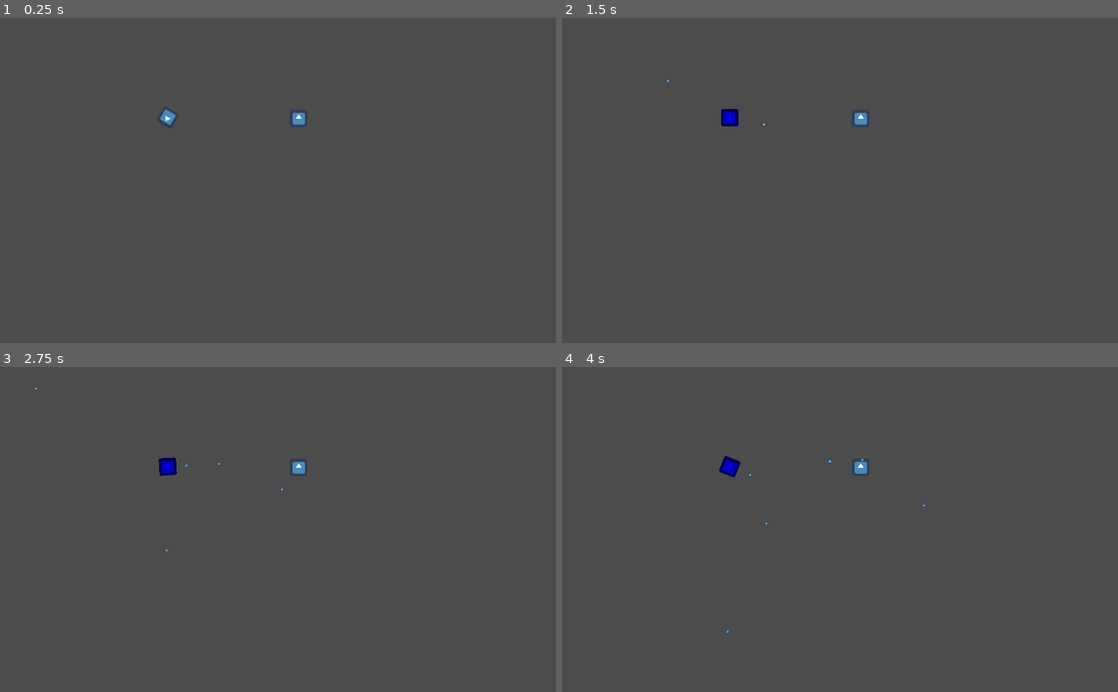
Above: before the commit, frames 1-4 (two rows, left to right).
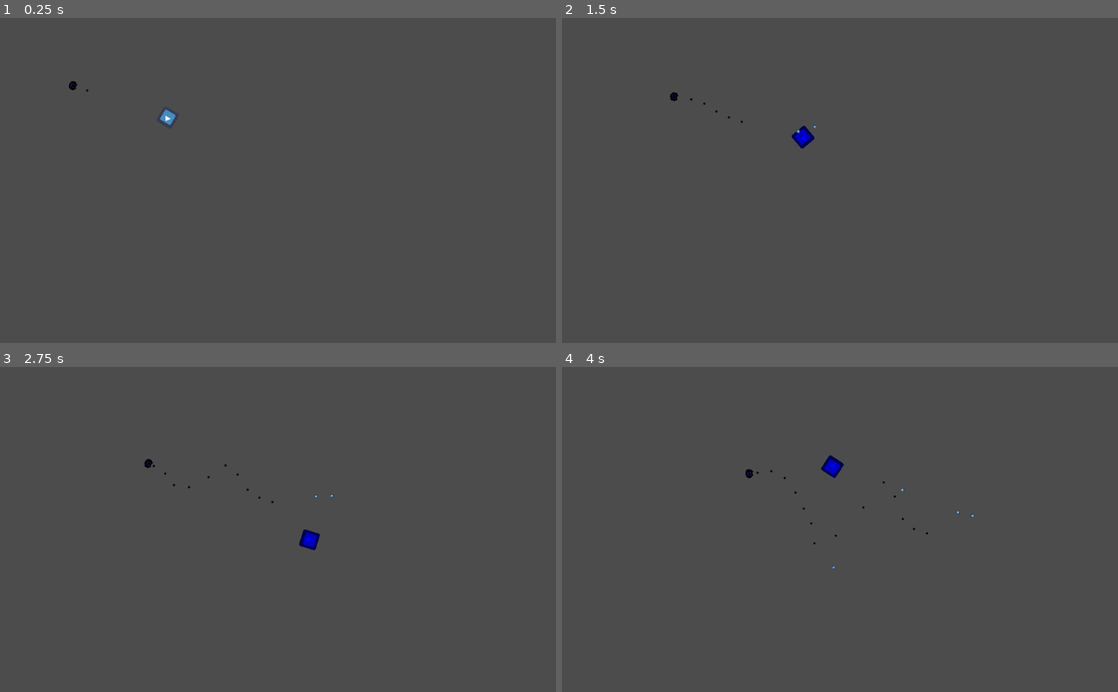
Above: after the commit, the same moments.

Repository: JuanG10/boss
Game: Godot game, scene res://proof of concept.tscn
Same seed, same stepped clock (60 frames per second), same inputs: the game is played once before the commit and once after it. Before the commit the project has no main scene; this scene is started directly in both runs. The engine's default icon, where the game draws it, is replaced by a stand-in: a white triangle on a blue panel in a dark square.
Inputs (mouse positions are in pixels of both pictures, inside the frame that each line leads up to):
- Up to frame 1 (0.25 s): no input
- Up to frame 2 (1.5 s): tap Enter (ui_accept) at 0.5, 0.77, 1.07 s; move the mouse to (962, 164) at 0.52 s; press the mouse at (962, 164) at 0.53 s; hold D (right, bound only after the commit) 0.53-1.28 s; tap E (next_color) at 0.6 s; move the mouse to (728, 196) at 1.27 s; release the mouse at (728, 196) at 1.28 s; hold S (down, bound only after the commit) from 1.28 s (still down); click (728, 196) at 1.35 s
- Up to frame 3 (2.75 s): tap Enter (ui_accept) at 1.52, 1.55, 1.82 s; move the mouse to (333, 458) at 2.02 s; release S (down, bound only after the commit) at 2.03 s; hold D (right, bound only after the commit) from 2.03 s (still down); hold Enter (ui_accept) from 2.03 s (still down); tap E (next_color) at 2.3 s
- Up to frame 4 (4 s): move the mouse to (812, 594) at 2.77 s; release D (right, bound only after the commit) at 2.78 s; release Enter (ui_accept) at 2.78 s; hold W (up, bound only after the commit) 2.78-3.53 s; tap E (next_color) at 2.85 s; tap Enter (ui_accept) at 3.02, 3.32, 3.77, 3.8 s; click (812, 594) at 3.05 s; move the mouse to (1006, 578) at 3.52 s; press the mouse at (1006, 578) at 3.53 s; hold A (left, bound only after the commit) from 3.53 s (still down)

The runs differ from the first frame. In frame 1, 0.1% of the frame differs, in the area x 12-55%, y 19-33%; in frame 2, 0.5%; in frame 3, 0.5%; in frame 4, 0.5%, in the area x 28-75%, y 27-82%.

Commit message:
Agregados 2 enemigos

Diff:
--- a/Area2D2.gd
+++ /dev/null
@@ -1,4 +0,0 @@
-extends Area2D
-
-func _on_Area2D2_area_entered(area):
-	print("it works")
--- /dev/null
+++ b/Enemies/BasicEnemy/BasicEnemy.gd
@@ -0,0 +1,52 @@
+extends Area2D
+
+var player
+var speed = 60
+var friction = 0.95
+var target := Vector2.ZERO
+var velocity := Vector2.ZERO
+
+var health = 45
+var dmg = 20
+
+var timer = Timer.new()
+
+var Bullet = preload("res://Enemies/Bullet.tscn")
+
+func _ready():
+	timer.set_one_shot(true)
+	timer.set_wait_time(.3)
+	add_child(timer)
+
+#acá habría que agregar el color y las colisiones
+func initialize(t):
+	player = t
+
+func _process(delta):
+	target = player.global_position - global_position
+	velocity += target
+	velocity *= friction
+	look_at(player.global_position)
+	position += velocity.normalized() * speed * delta
+	if(timer.is_stopped()):
+		shoot()
+
+func takeDamage(n):
+	health -= n
+	print("ouch")
+	if health <= 0:
+		get_parent().remove_child(self)
+		queue_free()
+
+func _on_area_entered(area):
+	if area.name == "pBullet":
+		takeDamage(player.dmg)
+		area.remove()
+	if area.name == player.name:
+		player.takeDamage(10)
+
+func shoot():
+	var b = Bullet.instance()
+	b.start($Muzzle.global_position, rotation, player, dmg)
+	get_parent().add_child(b)
+	timer.start()
--- /dev/null
+++ b/Enemies/BasicEnemy/BasicEnemy.tscn
@@ -0,0 +1,19 @@
+[gd_scene load_steps=4 format=2]
+
+[ext_resource path="res://Enemies/BasicEnemy/BasicEnemy.png" type="Texture" id=1]
+[ext_resource path="res://Enemies/BasicEnemy/BasicEnemy.gd" type="Script" id=2]
+
+[sub_resource type="CircleShape2D" id=1]
+radius = 9.13498
+
+[node name="BasicEnemy" type="Area2D"]
+script = ExtResource( 2 )
+
+[node name="Sprite" type="Sprite" parent="."]
+texture = ExtResource( 1 )
+
+[node name="CollisionShape2D" type="CollisionShape2D" parent="."]
+shape = SubResource( 1 )
+
+[node name="Muzzle" type="Position2D" parent="."]
+position = Vector2( 8.37688, 0.0590906 )
--- /dev/null
+++ b/Enemies/Bullet.gd
@@ -0,0 +1,25 @@
+extends Area2D
+
+var speed = 2.4
+var velocity = Vector2()
+var player
+var dmg
+
+func start(pos, dir, p, damage):
+	rotation = dir
+	position = pos
+	player   = p
+	dmg      = damage
+	velocity = Vector2(speed, 0).rotated(rotation)
+
+func _physics_process(_delta):
+	position += velocity
+
+func _on_player_collision(area):
+	if area == player:
+		player.takeDamage(dmg)
+		remove()
+
+func remove():
+	get_parent().remove_child(self)
+	queue_free()
--- /dev/null
+++ b/Enemies/Bullet.tscn
@@ -0,0 +1,17 @@
+[gd_scene load_steps=4 format=2]
+
+[ext_resource path="res://Enemies/Bullet.png" type="Texture" id=1]
+[ext_resource path="res://Enemies/Bullet.gd" type="Script" id=2]
+
+[sub_resource type="CircleShape2D" id=1]
+radius = 2.45599
+
+[node name="Bullet" type="Area2D"]
+script = ExtResource( 2 )
+
+[node name="CollisionShape2D" type="CollisionShape2D" parent="."]
+shape = SubResource( 1 )
+
+[node name="Sprite" type="Sprite" parent="."]
+texture = ExtResource( 1 )
+[connection signal="area_entered" from="." to="." method="_on_player_collision"]
--- /dev/null
+++ b/Enemies/MeleeEnemy/MeleeEnemy.gd
@@ -0,0 +1,16 @@
+extends Area2D
+
+
+# Declare member variables here. Examples:
+# var a = 2
+# var b = "text"
+
+
+# Called when the node enters the scene tree for the first time.
+func _ready():
+	pass # Replace with function body.
+
+
+# Called every frame. 'delta' is the elapsed time since the previous frame.
+#func _process(delta):
+#	pass
--- /dev/null
+++ b/Enemies/MeleeEnemy/MeleeEnemy.tscn
@@ -0,0 +1,17 @@
+[gd_scene load_steps=4 format=2]
+
+[ext_resource path="res://MeleeEnemy.gd" type="Script" id=1]
+[ext_resource path="res://Enemies/MeleeEnemy/MeleeEnemy.png" type="Texture" id=2]
+
+[sub_resource type="CircleShape2D" id=1]
+radius = 9.00114
+
+[node name="Node2D" type="Area2D"]
+script = ExtResource( 1 )
+
+[node name="Sprite" type="Sprite" parent="."]
+texture = ExtResource( 2 )
+
+[node name="CollisionShape2D" type="CollisionShape2D" parent="."]
+shape = SubResource( 1 )
+[connection signal="area_entered" from="." to="." method="_on_area_entered"]
--- /dev/null
+++ b/MeleeEnemy.gd
@@ -0,0 +1,33 @@
+extends Area2D
+
+var player
+var speed = 130
+var friction = 0.95
+var target := Vector2.ZERO
+var velocity := Vector2.ZERO
+
+var health = 25
+
+#acá habría que agregar el color y las colisiones
+func initialize(t):
+	player = t
+
+func _process(delta):
+	target = player.global_position - global_position
+	velocity += target
+	velocity *= friction
+	look_at(player.global_position)
+	position += velocity.normalized() * speed * delta
+
+func takeDamage(n):
+	health -= n
+	if health <= 0:
+		get_parent().remove_child(self)
+		queue_free()
+
+func _on_area_entered(area):
+	if area.name == "pBullet":
+		takeDamage(player.dmg)
+		area.remove()
+	if area.name == player.name:
+		player.takeDamage(15)
--- /dev/null
+++ b/Player.gd
@@ -0,0 +1,49 @@
+extends Area2D
+
+var Bullet = preload("res://Player/Bullet.tscn")
+
+var speed = 3
+var atk_speed = .5
+var health = 100
+var dmg = 10
+var magnet_radius = 10
+
+var timer = Timer.new()
+
+func _ready():
+	timer.set_one_shot(true)
+	timer.set_wait_time(atk_speed)
+	add_child(timer)
+
+func _physics_process(_delta):
+	look_at(get_global_mouse_position())
+	#if Input.is_action_just_pressed("ui_accept"):
+	#	speed *= 3
+	#if Input.is_action_just_released("ui_accept"):
+	#	speed /= 3
+	if Input.is_action_just_pressed("next_color"):
+		collision_layer = 2
+		collision_mask  = 2
+		$Sprite.modulate = Color(0, 0, 1) # blue shade
+	if Input.is_action_pressed("shoot"):
+		if(timer.is_stopped()):
+			shoot()
+	if Input.is_action_pressed('right'):
+		position.x += speed
+	if Input.is_action_pressed('left'):
+		position.x -= speed
+	if Input.is_action_pressed('down'):
+		position.y += speed
+	if Input.is_action_pressed('up'):
+		position.y -= speed
+
+func takeDamage(n):
+	health -= n
+	if health <= 0:
+		get_tree().reload_current_scene()
+
+func shoot():
+	var b = Bullet.instance()
+	b.start($Muzzle.global_position, rotation)
+	get_parent().add_child(b)
+	timer.start()
--- a/Bullet.gd
+++ b/Player/Bullet.gd
@@ -8,5 +8,9 @@
 	position = pos
 	velocity = Vector2(speed, 0).rotated(rotation)
 
-func _physics_process(delta):
+func _physics_process(_delta):
 	position += velocity
+
+func remove():
+	get_parent().remove_child(self)
+	queue_free()
--- a/Bullet.tscn
+++ b/Player/Bullet.tscn
@@ -1,12 +1,12 @@
 [gd_scene load_steps=4 format=2]
 
 [ext_resource path="res://icon.png" type="Texture" id=1]
-[ext_resource path="res://Bullet.gd" type="Script" id=2]
+[ext_resource path="res://Player/Bullet.gd" type="Script" id=2]
 
 [sub_resource type="CircleShape2D" id=1]
-radius = 3.74471
+radius = 5.06873
 
-[node name="Bullet" type="Area2D"]
+[node name="pBullet" type="Area2D"]
 script = ExtResource( 2 )
 
 [node name="Sprite" type="Sprite" parent="."]
--- /dev/null
+++ b/main.gd
@@ -0,0 +1,14 @@
+extends Node
+
+onready var enemy_template = preload("res://Enemies/BasicEnemy/BasicEnemy.tscn")
+
+func _ready():
+	var enemy:Area2D = enemy_template.instance()
+	enemy.initialize($Player)
+	enemy.set_position(Vector2(120,120))
+	add_child(enemy)
+
+
+# Called every frame. 'delta' is the elapsed time since the previous frame.
+#func _process(delta):
+#	pass
--- a/project.godot
+++ b/project.godot
@@ -16,6 +16,7 @@
 [application]
 
 config/name="Boss"
+run/main_scene="res://proof of concept.tscn"
 config/icon="res://icon.png"
 
 [input]
@@ -25,6 +26,31 @@
 "events": [ Object(InputEventKey,"resource_local_to_scene":false,"resource_name":"","device":0,"alt":false,"shift":false,"control":false,"meta":false,"command":false,"pressed":false,"scancode":69,"unicode":0,"echo":false,"script":null)
  ]
 }
+shoot={
+"deadzone": 0.5,
+"events": [ Object(InputEventMouseButton,"resource_local_to_scene":false,"resource_name":"","device":0,"alt":false,"shift":false,"control":false,"meta":false,"command":false,"button_mask":0,"position":Vector2( 0, 0 ),"global_position":Vector2( 0, 0 ),"factor":1.0,"button_index":1,"pressed":false,"doubleclick":false,"script":null)
+ ]
+}
+up={
+"deadzone": 0.5,
+"events": [ Object(InputEventKey,"resource_local_to_scene":false,"resource_name":"","device":0,"alt":false,"shift":false,"control":false,"meta":false,"command":false,"pressed":false,"scancode":87,"unicode":0,"echo":false,"script":null)
+ ]
+}
+down={
+"deadzone": 0.5,
+"events": [ Object(InputEventKey,"resource_local_to_scene":false,"resource_name":"","device":0,"alt":false,"shift":false,"control":false,"meta":false,"command":false,"pressed":false,"scancode":83,"unicode":0,"echo":false,"script":null)
+ ]
+}
+right={
+"deadzone": 0.5,
+"events": [ Object(InputEventKey,"resource_local_to_scene":false,"resource_name":"","device":0,"alt":false,"shift":false,"control":false,"meta":false,"command":false,"pressed":false,"scancode":68,"unicode":0,"echo":false,"script":null)
+ ]
+}
+left={
+"deadzone": 0.5,
+"events": [ Object(InputEventKey,"resource_local_to_scene":false,"resource_name":"","device":0,"alt":false,"shift":false,"control":false,"meta":false,"command":false,"pressed":false,"scancode":65,"unicode":0,"echo":false,"script":null)
+ ]
+}
 
 [rendering]
 
--- a/proof of concept.tscn
+++ b/proof of concept.tscn
@@ -1,49 +1,33 @@
-[gd_scene load_steps=7 format=2]
+[gd_scene load_steps=6 format=2]
 
 [ext_resource path="res://icon.png" type="Texture" id=1]
-[ext_resource path="res://Area2D.gd" type="Script" id=2]
-[ext_resource path="res://Area2D2.gd" type="Script" id=3]
+[ext_resource path="res://Player.gd" type="Script" id=2]
+[ext_resource path="res://main.gd" type="Script" id=3]
 
 [sub_resource type="CircleShape2D" id=1]
 radius = 17.0294
 
-[sub_resource type="CircleShape2D" id=3]
+[sub_resource type="CircleShape2D" id=2]
 radius = 47.2431
 
-[sub_resource type="CircleShape2D" id=2]
-radius = 18.4125
+[node name="Main" type="Node"]
+script = ExtResource( 3 )
 
-[node name="Main" type="Node"]
-
-[node name="Area2D" type="Area2D" parent="."]
+[node name="Player" type="Area2D" parent="."]
 position = Vector2( 309, 184 )
 script = ExtResource( 2 )
 
-[node name="Muzzle" type="Position2D" parent="Area2D"]
+[node name="Muzzle" type="Position2D" parent="Player"]
 position = Vector2( 16.5101, 0 )
 
-[node name="Sprite" type="Sprite" parent="Area2D"]
+[node name="Sprite" type="Sprite" parent="Player"]
 scale = Vector2( 0.5, 0.5 )
 texture = ExtResource( 1 )
 
-[node name="CollisionShape2D" type="CollisionShape2D" parent="Area2D"]
+[node name="CollisionShape2D" type="CollisionShape2D" parent="Player"]
 shape = SubResource( 1 )
 
-[node name="Area2D" type="Area2D" parent="Area2D"]
+[node name="Area2D" type="Area2D" parent="Player"]
 
-[node name="CollisionShape2D" type="CollisionShape2D" parent="Area2D/Area2D"]
-shape = SubResource( 3 )
-
-[node name="Area2D2" type="Area2D" parent="."]
-position = Vector2( 550.129, 185.262 )
-collision_layer = 2
-collision_mask = 2147483650
-script = ExtResource( 3 )
-
-[node name="Sprite2" type="Sprite" parent="Area2D2"]
-scale = Vector2( 0.5, 0.5 )
-texture = ExtResource( 1 )
-
-[node name="CollisionShape2D" type="CollisionShape2D" parent="Area2D2"]
+[node name="CollisionShape2D" type="CollisionShape2D" parent="Player/Area2D"]
 shape = SubResource( 2 )
-[connection signal="area_entered" from="Area2D2" to="Area2D2" method="_on_Area2D2_area_entered"]
Binary file added: Enemies/AdvancedEnemy.png
Not shown, added: Enemies/AdvancedEnemy.png.import
Not shown, added: Enemies/BasicEnemy.png.import
Binary file added: Enemies/BasicEnemy/BasicEnemy.png
Not shown, added: Enemies/BasicEnemy/BasicEnemy.png.import
Binary file added: Enemies/Bullet.png
Not shown, added: Enemies/Bullet.png.import
Binary file added: Enemies/MeleeEnemy/MeleeEnemy.png
Not shown, added: Enemies/MeleeEnemy/MeleeEnemy.png.import
Renamed: Area2D.gd -> Player/Player.gd
